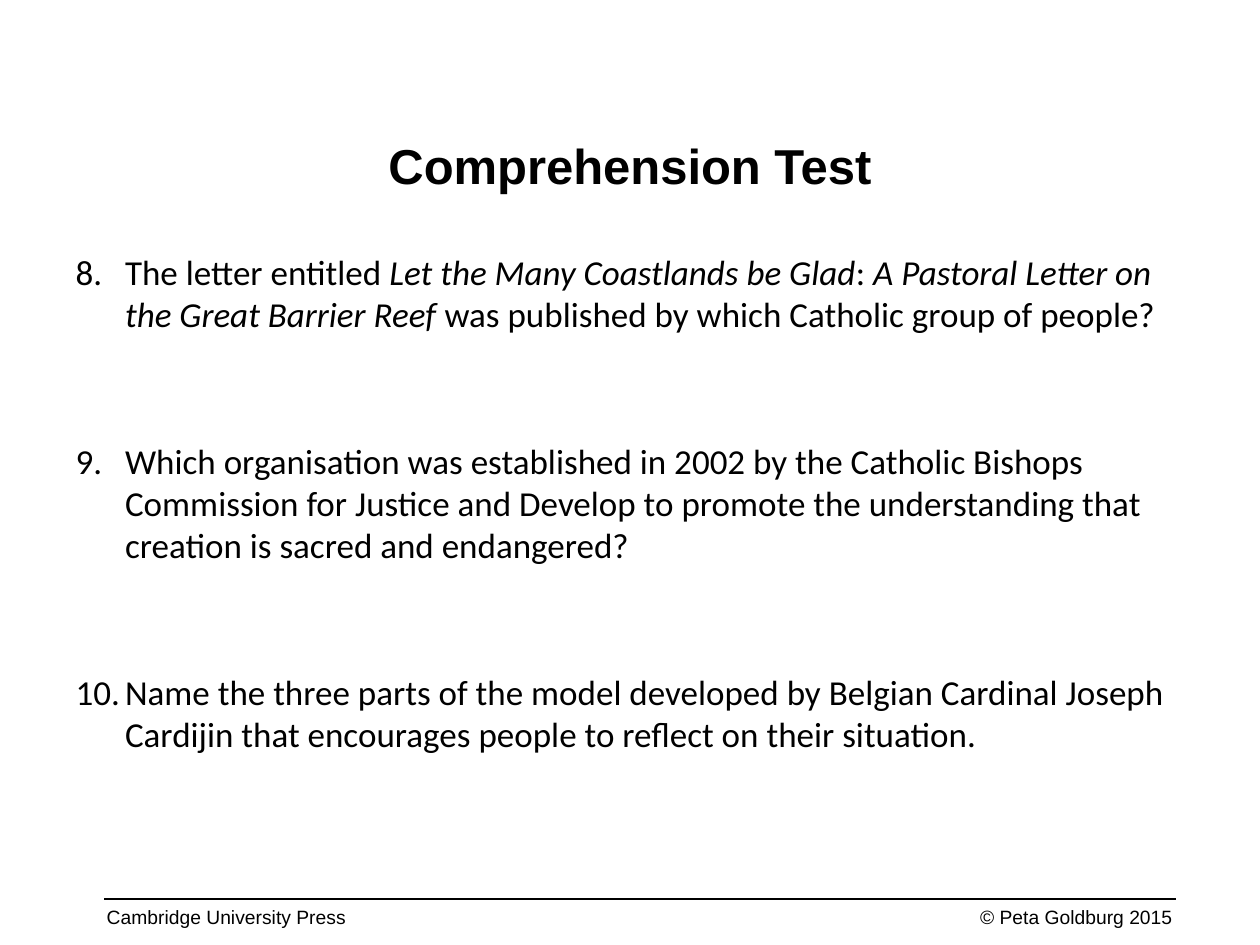
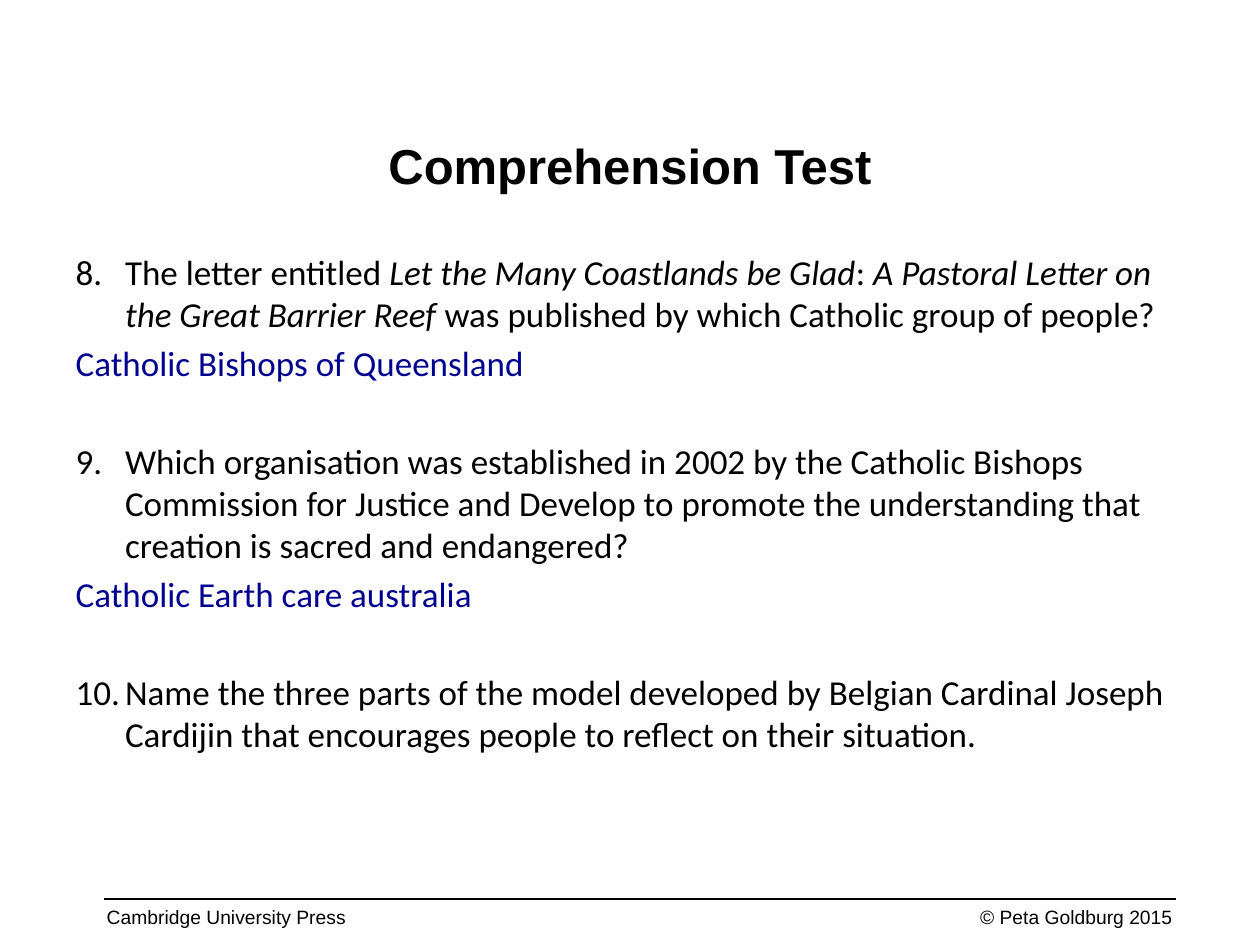
Before and after one commit to CrypticEntity/schoolwork9-10, a slide deck: slide 15 of Religion/Incarnation/UR9_PPT_Ch11_MissionJustice without answers.pptx. Drawn at 1260x945 pixels with LibreOffice and Linux fonts; fonts in the diff are those of the drawing; background and template pictures are left out. Boxes give left, top, right and bottom in pixels: in the first picture for what was removed or moved away, otherwise in the second. Text is boxed around its words. In the diff, an @@ line names an element or a change of style, - is before the commit and + after.

```diff
--- a/Religion/Incarnation/UR9_PPT_Ch11_MissionJustice without answers.pptx
+++ b/Religion/Incarnation/UR9_PPT_Ch11_MissionJustice without answers.pptx
@@ text at [76, 351, 524, 382]: paragraph added @@
+Catholic Bishops of Queensland
@@ text at [76, 582, 471, 608]: paragraph added @@
+Catholic Earth care australia
```
Also in this commit, not shown: 2 other slides changed, 2 other files.
